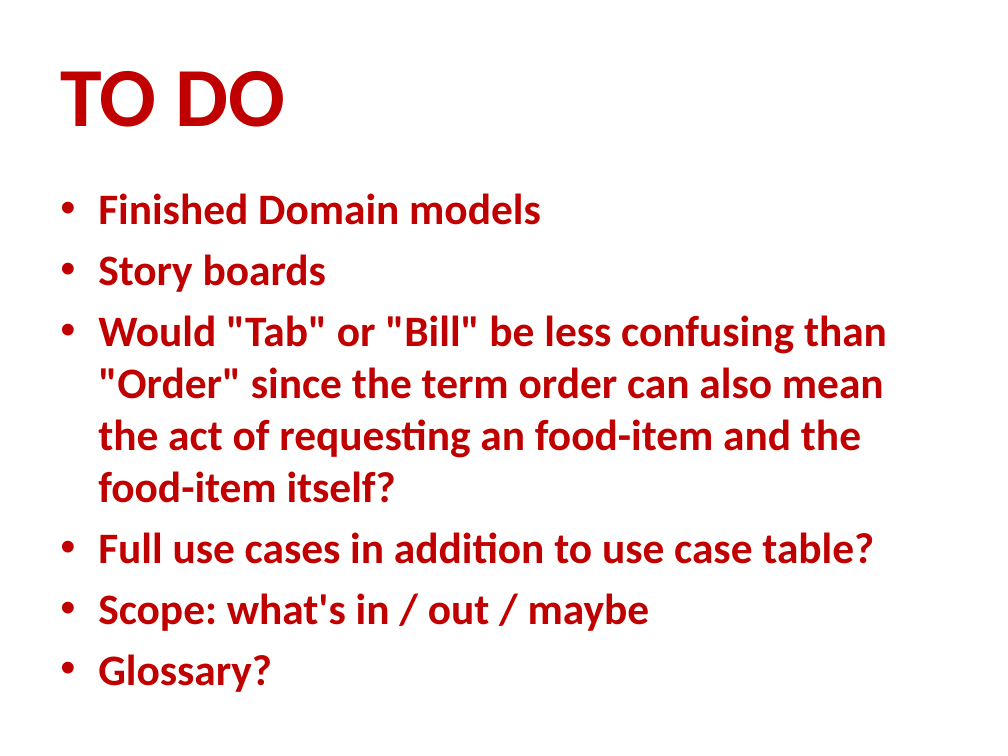
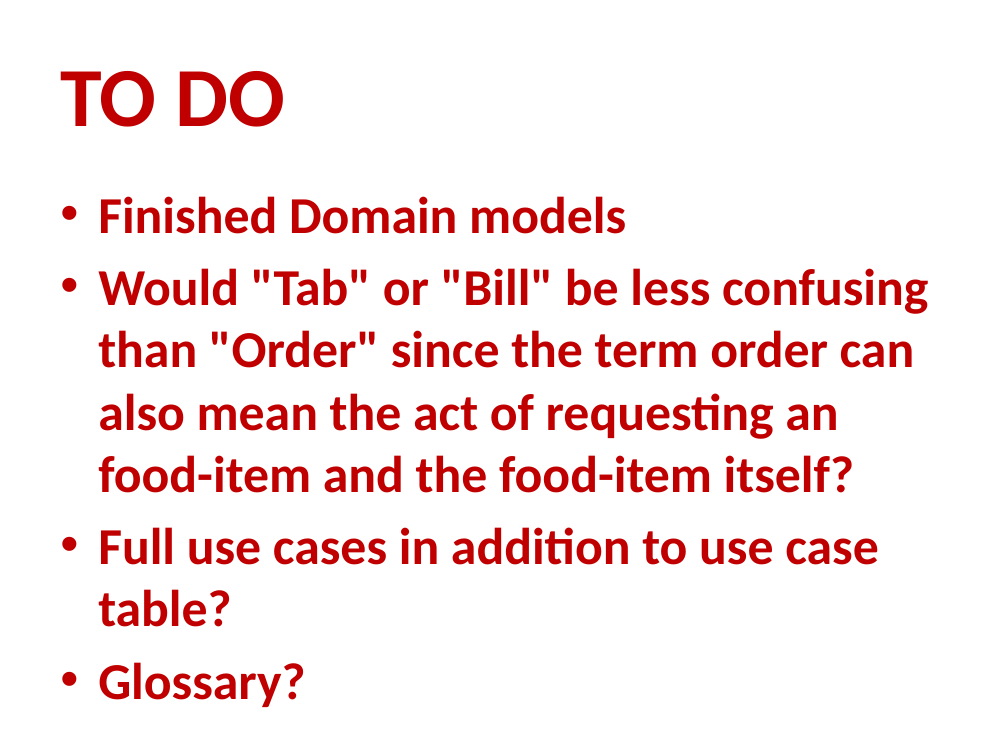
Before and after one commit to osmihi/Capstone, a slide deck: slide 1 of Project Documents/Group3_Presentation1_Capstone.pptx. Drawn at 1008x756 pixels with LibreOffice and Linux fonts; fonts in the diff are those of the drawing; background and template pictures are left out. Boxes give left, top, right and bottom in pixels: in the first picture for what was removed or moved away, otherwise in the second. Text is boxed around its words. In the diff, an @@ line names an element or a change of style, - is before the commit and + after.

```diff
--- a/Project Documents/Group3_Presentation1_Capstone.pptx
+++ b/Project Documents/Group3_Presentation1_Capstone.pptx
@@ text "Finished Domain models" at [98, 196, 928, 627]: size 31 to 37 pt; more space between paragraphs @@
@@ text at [98, 254, 326, 292]: paragraph removed @@
-• Story boards
@@ text at [98, 593, 650, 631]: paragraph removed @@
-• Scope: what's in / out / maybe
```
Also in this commit, not shown: 12 other slides changed, 4 slides added, 8 slides removed.
